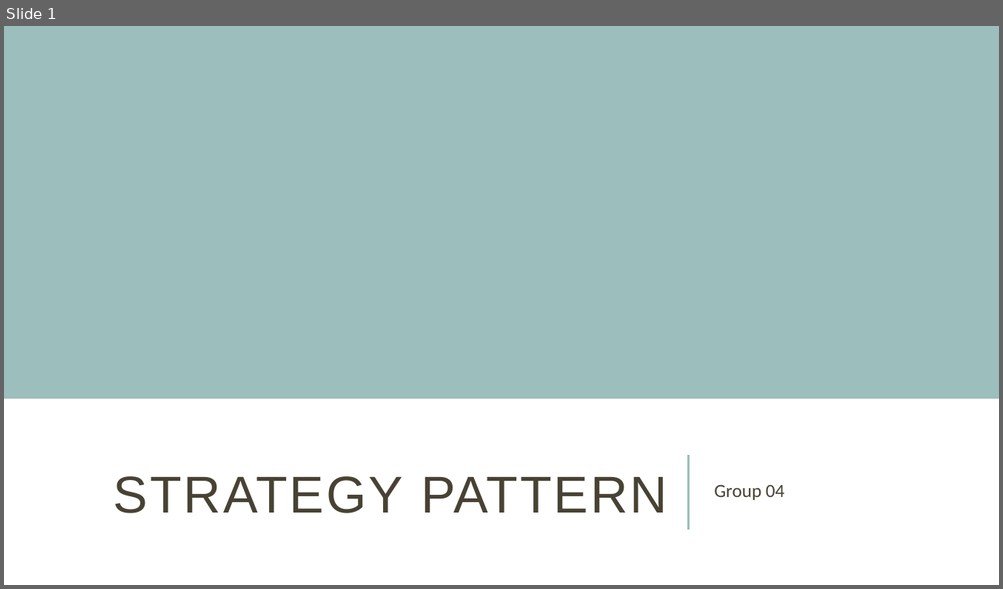
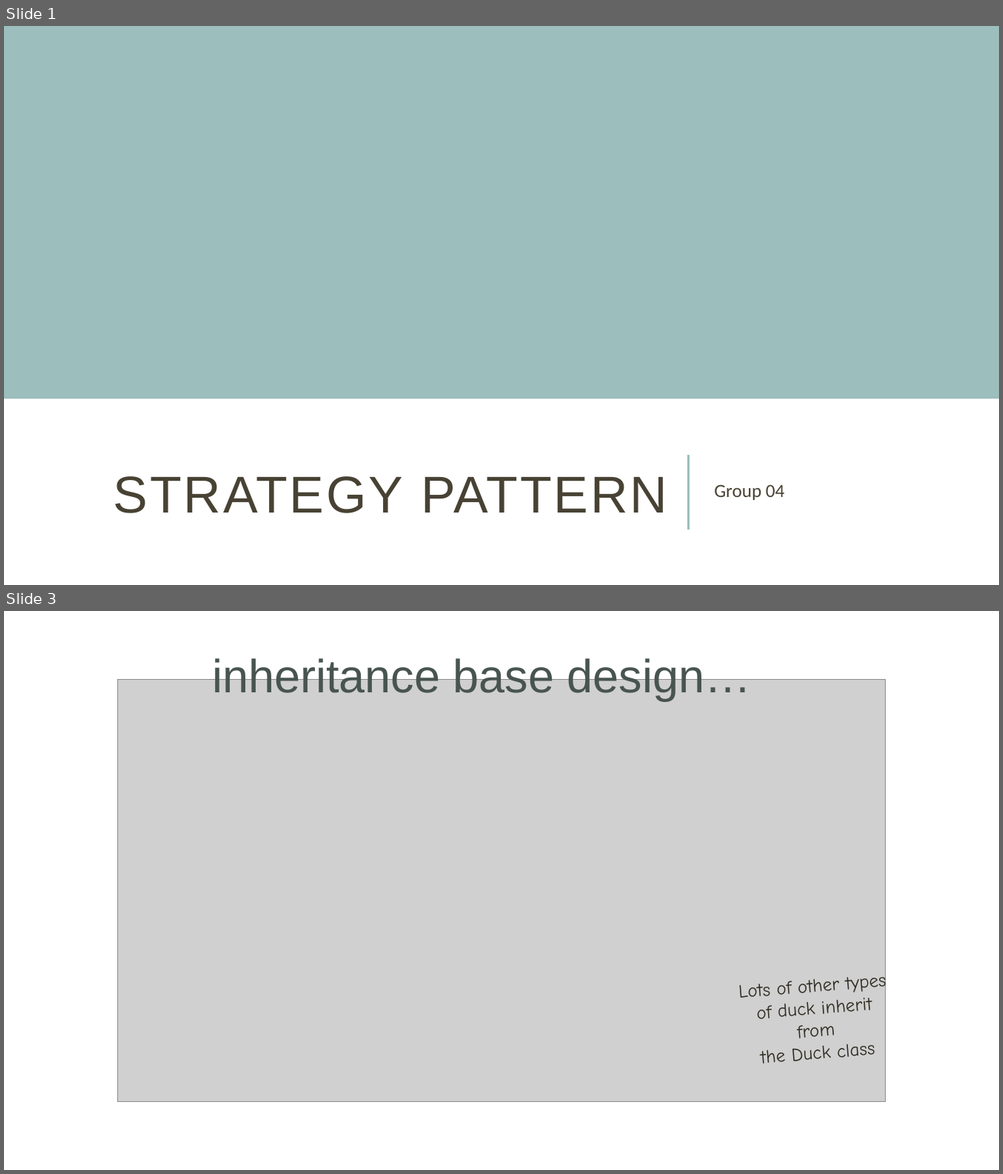
Before and after one commit to ntninh18/crossy-road, a slide deck: seminar/StrategyPattern.pptx. Shown one above the other, each under a label of ours: slide 1 before the commit, slides 1 and 3 after it; the slides between them are not shown. The pictures are 1003x589 and 1003x1174 pixels, drawn with LibreOffice and Linux fonts; fonts in the diff are those of the drawing; grey boxes stand for pictures. Boxes give left, top, right and bottom in pixels: in the first picture for what was removed or moved away, otherwise in the second. Text is boxed around its words. In the diff, an @@ line names an element or a change of style, - is before the commit and + after.

```diff
--- a/seminar/StrategyPattern.pptx
+++ b/seminar/StrategyPattern.pptx
@@ slide 3 added at [4, 611, 999, 1170], background #FFFFFF @@
@@ text added at [212, 655, 751, 701], 45 pt, text #48544F @@
+inheritance base design…
@@ picture added at [118, 680, 885, 1102] @@
@@ text added at [739, 980, 875, 1064], 18 pt, text #2E2B21 @@
+Lots of other types
+of duck inherit from
+the Duck class
```
Also in this commit, not shown: 7 other slides added, 3 slides removed, 1 other file.
